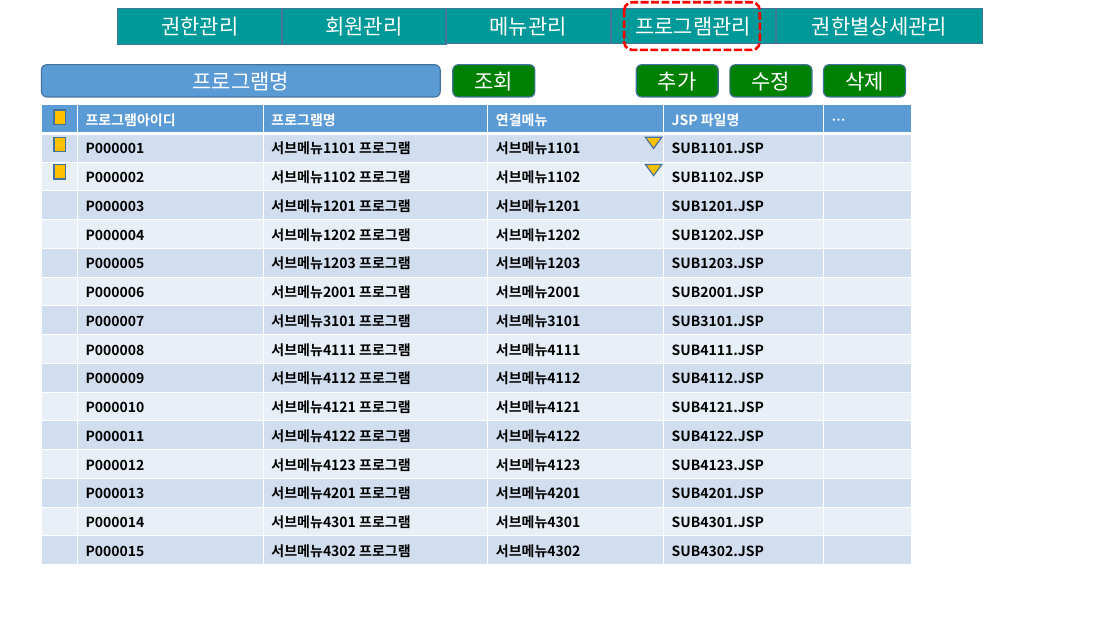
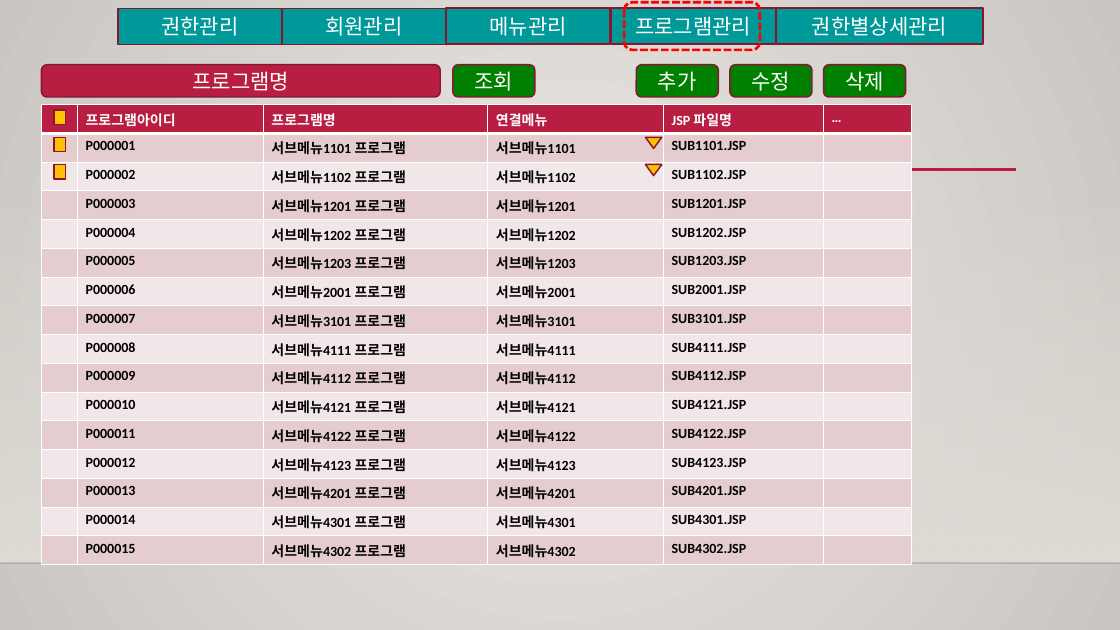
Before and after one commit to SniperDitto/save, a slide deck: slide 11 of 2022JAVA_YSH 1/자료 (1) (1)/권한관리 데이터베이스.pptx. Drawn at 1120x630 pixels with LibreOffice and Linux fonts; fonts in the diff are those of the drawing; background and template pictures are left out. Boxes give left, top, right and bottom in pixels: in the first picture for what was removed or moved away, otherwise in the second. Text is boxed around its words. In the diff, an @@ line names an element or a change of style, - is before the commit and + after.

```diff
--- a/2022JAVA_YSH 1/자료 (1) (1)/권한관리 데이터베이스.pptx
+++ b/2022JAVA_YSH 1/자료 (1) (1)/권한관리 데이터베이스.pptx
@@ background #FFFFFF to gradient #ECEAE7 to #CAC7C1 @@
@@ font Noto Sans CJK KR to Calibri; outline #43739E 1 pt to #871631 1.25 pt in 9 elements at [282,8,446,45], [118,8,281,45], [612,8,776,45], [446,8,610,45], [636,65,718,97], [730,65,812,97], [823,65,906,97], [453,65,535,97], [776,8,983,45] @@
@@ rounded rectangle "프로그램명" at [41,65,440,97]: font Noto Sans CJK KR to Calibri; fill #5B9BD5 to #B71E42; outline #43739E 1 pt to #871631 1.25 pt @@
@@ table at [41,105,912,562] @@
@@ fill #5B9BD5 to #B71E42 in row 1 @@
@@ fill #D2DEEF to #E6CDCF in 48 cells @@
@@ fill #EAEFF7 to #F3E8E9 in 42 cells @@
@@ font Noto Sans CJK KR to Calibri @@
@@ line added from (134, 170) to (1017, 170), #B71E42 2.5 pt @@
@@ outline #43739E 1 pt to #871631 1.25 pt in 5 elements at [54,110,66,124], [54,138,66,152], [54,165,66,179], [645,138,662,149], [645,165,662,176] @@
@@ rectangle added at [0,186,1120,563], fill gradient #DFDBD5 @@
@@ line added from (0, 563) to (1120, 563), #000001 1 pt @@
```
Also in this commit, not shown: 12 other slides changed, 3 slides removed, 8 other files.
